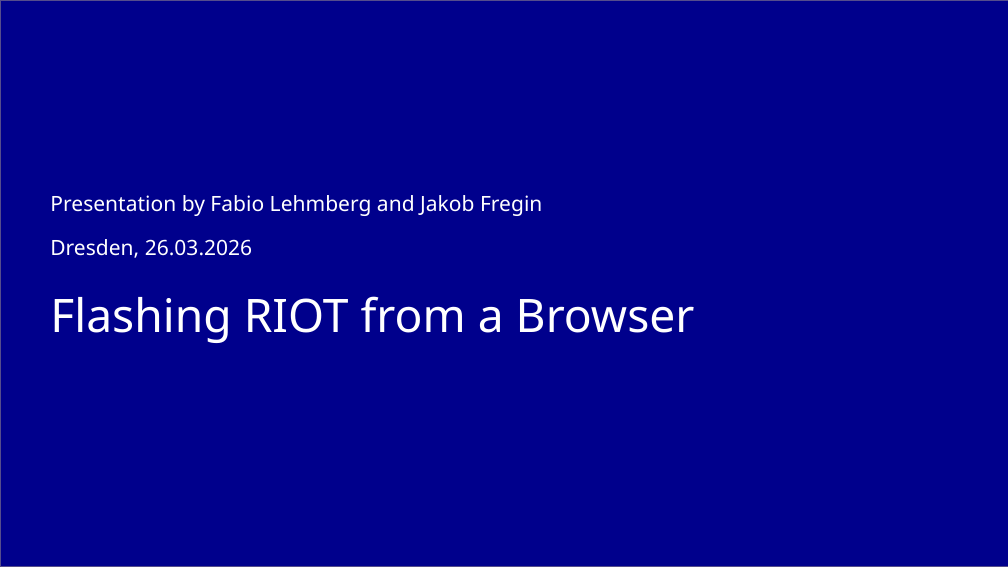
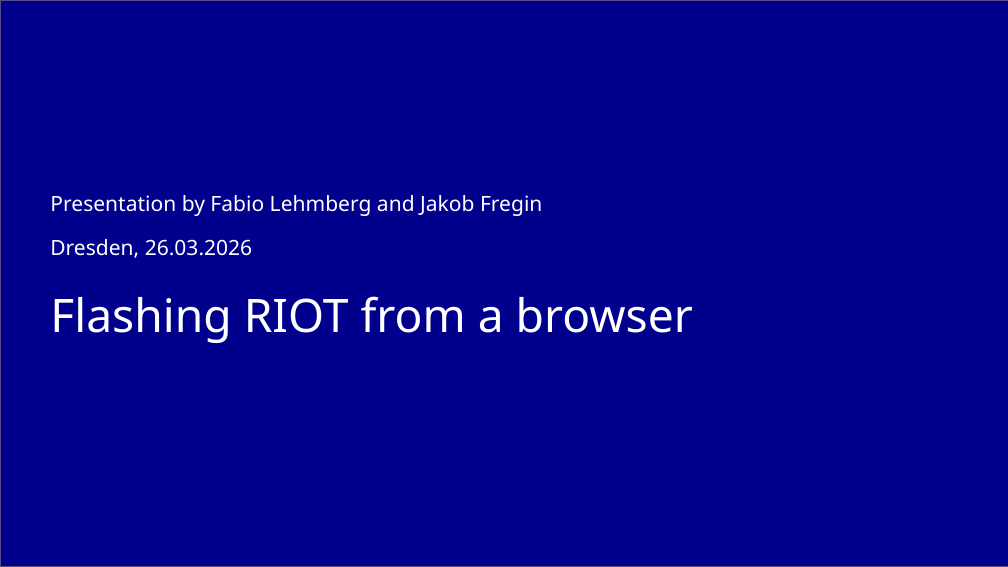
Before and after one commit to cheater78/RIOT-WebEditor, a slide deck: slide 1 of docs/project-log/RIoTPresentation.pptx. Drawn at 1008x567 pixels with LibreOffice and Linux fonts; fonts in the diff are those of the drawing; background and template pictures are left out. Boxes give left, top, right and bottom in pixels: in the first picture for what was removed or moved away, otherwise in the second. Text is boxed around its words. In the diff, an @@ line names an element or a change of style, - is before the commit and + after.

```diff
--- a/docs/project-log/RIoTPresentation.pptx
+++ b/docs/project-log/RIoTPresentation.pptx
@@ title at box(50, 296, 693, 343): text changed @@
-Flashing RIOT from a Browser
+Flashing RIOT from a browser
```
Also in this commit, not shown: 7 other slides changed, 1 slide added, 9 slides removed, 1 other file.
